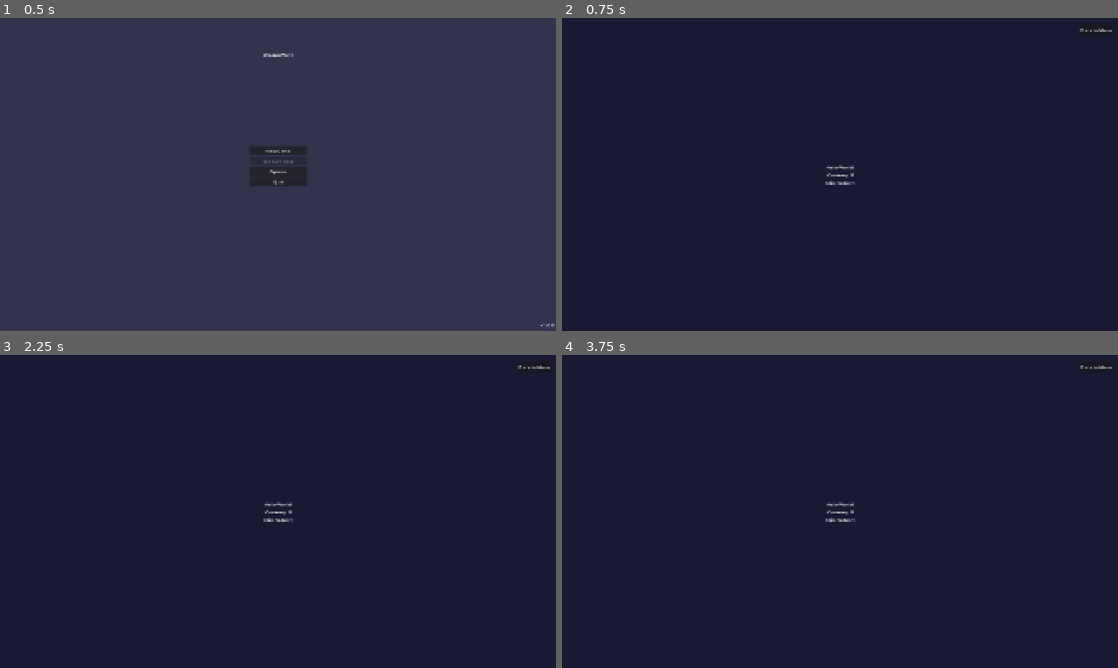
Above: before the commit, frames 1-4 (two rows, left to right).
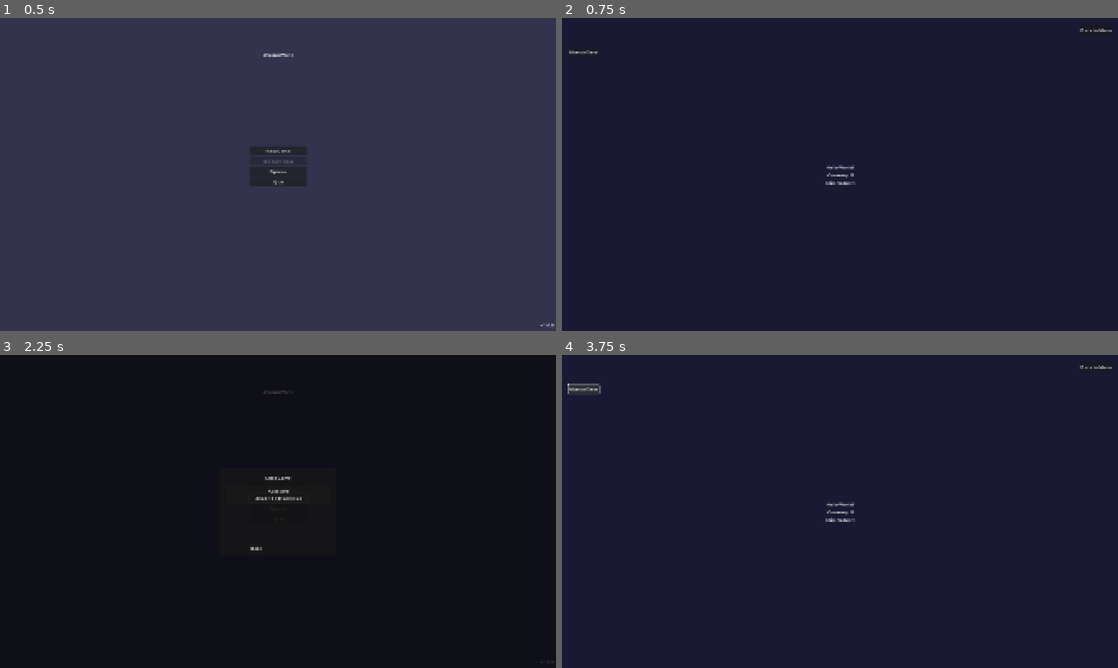
Above: after the commit, the same moments.

Repository: aaronleebrooks/weenieworld
Game: Godot game, scene res://scenes/main_menu/MainMenu.tscn
Two runs of this game, one before a commit and one after it. Both use one fixed random seed, a clock stepped at 60 frames per second and the inputs below.
Inputs (mouse positions are in pixels of both pictures, inside the frame that each line leads up to):
- Up to frame 1 (0.5 s): no input
- Up to frame 2 (0.75 s): click "New Game" at 0.5 s
- Up to frame 3 (2.25 s): click "Back to Menu" at 1.25 s; click "Continue" (after the commit: "Load Game") at 2 s
- Up to frame 4 (3.75 s): click (840, 492) at 2.75 s, where only the run after the commit has a clickable "Autosave 2023-11-14T22:13:23"; click (584, 389) at 3.5 s, where only the run after the commit has a clickable "Manual Save"

Frame 1 is identical in both runs. In frame 2, less than 0.1% of the frame differs, in the area x 1-7%, y 10-12%; in frame 3, 100%, in the area x 0-100%, y 0-100%; in frame 4, 0.1%.

Commit message:
Implement multiple save system with save selection menu - supports autosave and up to 3 manual saves

Diff:
--- a/scenes/game/Game.gd
+++ b/scenes/game/Game.gd
@@ -10,6 +10,9 @@
 	# Display current game data
 	display_game_data()
 
+	# Add manual save button for testing
+	add_manual_save_button()
+
 func _on_back_button_pressed():
 	print("Returning to main menu...")
 	get_node("/root/GameManager").return_to_main_menu()
@@ -21,6 +24,21 @@
 
 	hello_world_label.text = "Hello World!\nCurrency: %d\nClick Value: %d" % [currency, click_value]
 
+func add_manual_save_button():
+	var save_button = Button.new()
+	save_button.text = "Manual Save"
+	save_button.position = Vector2(20, 100)
+	save_button.pressed.connect(_on_manual_save_pressed)
+	add_child(save_button)
+
+func _on_manual_save_pressed():
+	print("Creating manual save...")
+	var success = get_node("/root/SaveSystem").create_manual_save()
+	if success:
+		print("Manual save created successfully!")
+	else:
+		print("Failed to create manual save!")
+
 func _input(event):
 	# Handle escape key to return to menu
 	if event.is_action_pressed("ui_cancel"):
--- a/scenes/main_menu/MainMenu.gd
+++ b/scenes/main_menu/MainMenu.gd
@@ -20,8 +20,13 @@
 	get_node("/root/GameManager").start_new_game()
 
 func _on_continue_pressed():
-	print("Continuing game...")
-	get_node("/root/GameManager").continue_game()
+	print("Opening save selection menu...")
+	open_save_selection_menu()
+
+func open_save_selection_menu():
+	var save_menu_scene = preload("res://scenes/ui/SaveSelectionMenu.tscn")
+	var save_menu = save_menu_scene.instantiate()
+	add_child(save_menu)
 
 func _on_options_pressed():
 	print("Opening options...")
@@ -40,7 +45,7 @@
 
 	if has_save:
 		continue_button.disabled = false
-		continue_button.text = "Continue"
+		continue_button.text = "Load Game"
 		continue_button.modulate = Color.WHITE
 	else:
 		continue_button.disabled = true
--- /dev/null
+++ b/scenes/ui/SaveSelectionMenu.gd
@@ -0,0 +1,49 @@
+extends Control
+
+@onready var save_list = $MenuPanel/SaveList
+@onready var no_saves_label = $MenuPanel/SaveList/NoSavesLabel
+@onready var back_button = $MenuPanel/ButtonContainer/BackButton
+
+var save_buttons = []
+
+func _ready():
+	back_button.pressed.connect(_on_back_button_pressed)
+	populate_save_list()
+
+func populate_save_list():
+	# Clear existing save buttons
+	for button in save_buttons:
+		button.queue_free()
+	save_buttons.clear()
+
+	# Get available save files
+	var save_files = get_node("/root/SaveSystem").get_save_files()
+
+	if save_files.is_empty():
+		no_saves_label.visible = true
+		return
+
+	no_saves_label.visible = false
+
+	# Create buttons for each save file
+	for save_info in save_files:
+		var save_button = Button.new()
+		save_button.text = save_info["name"] + "\n" + save_info["time"]
+		save_button.custom_minimum_size = Vector2(0, 60)
+		save_button.pressed.connect(_on_save_selected.bind(save_info))
+		save_list.add_child(save_button)
+		save_buttons.append(save_button)
+
+func _on_save_selected(save_info: Dictionary):
+	print("Loading save: ", save_info["name"])
+
+	# Load the selected save
+	var game_manager = get_node("/root/GameManager")
+	game_manager.load_specific_save(save_info)
+
+	# Close this menu and go to game
+	queue_free()
+	get_node("/root/GameManager").change_scene(game_manager.GAME_SCENE)
+
+func _on_back_button_pressed():
+	queue_free()
--- /dev/null
+++ b/scenes/ui/SaveSelectionMenu.tscn
@@ -0,0 +1,73 @@
+[gd_scene load_steps=2 format=3 uid="uid://dxvn8yqxqxqx"]
+
+[ext_resource type="Script" path="res://scenes/ui/SaveSelectionMenu.gd" id="1_0x0x0"]
+
+[node name="SaveSelectionMenu" type="Control"]
+layout_mode = 3
+anchors_preset = 15
+anchor_right = 1.0
+anchor_bottom = 1.0
+script = ExtResource("1_0x0x0")
+
+[node name="Background" type="ColorRect" parent="."]
+layout_mode = 1
+anchors_preset = 15
+anchor_right = 1.0
+anchor_bottom = 1.0
+color = Color(0, 0, 0, 0.7)
+
+[node name="MenuPanel" type="Panel" parent="."]
+layout_mode = 1
+anchors_preset = 8
+anchor_left = 0.5
+anchor_top = 0.5
+anchor_right = 0.5
+anchor_bottom = 0.5
+offset_left = -200.0
+offset_top = -150.0
+offset_right = 200.0
+offset_bottom = 150.0
+
+[node name="Title" type="Label" parent="MenuPanel"]
+layout_mode = 1
+anchors_preset = 5
+anchor_left = 0.5
+anchor_right = 0.5
+offset_left = -50.0
+offset_top = 20.0
+offset_right = 50.0
+offset_bottom = 50.0
+text = "Load Game"
+horizontal_alignment = 1
+
+[node name="SaveList" type="VBoxContainer" parent="MenuPanel"]
+layout_mode = 1
+anchors_preset = 15
+anchor_right = 1.0
+anchor_bottom = 1.0
+offset_left = 20.0
+offset_top = 60.0
+offset_right = -20.0
+offset_bottom = -60.0
+
+[node name="NoSavesLabel" type="Label" parent="MenuPanel/SaveList"]
+layout_mode = 2
+text = "No save files found"
+horizontal_alignment = 1
+vertical_alignment = 1
+
+[node name="ButtonContainer" type="HBoxContainer" parent="MenuPanel"]
+layout_mode = 1
+anchors_preset = 7
+anchor_left = 0.5
+anchor_top = 1.0
+anchor_right = 0.5
+anchor_bottom = 1.0
+offset_left = -100.0
+offset_top = -40.0
+offset_right = 100.0
+offset_bottom = -10.0
+
+[node name="BackButton" type="Button" parent="MenuPanel/ButtonContainer"]
+layout_mode = 2
+text = "Back"
--- a/scripts/autoload/GameManager.gd
+++ b/scripts/autoload/GameManager.gd
@@ -56,6 +56,11 @@
 func get_game_data(key: String, default_value = null):
 	return game_data.get(key, default_value)
 
+# Load a specific save
+func load_specific_save(save_info: Dictionary):
+	game_data = get_node("/root/SaveSystem").load_specific_save(save_info)
+	print("Loaded specific save: ", save_info["name"])
+
 # Handle save data loaded
 func _on_save_data_loaded(data: Dictionary):
 	game_data = data
--- a/scripts/autoload/SaveSystem.gd
+++ b/scripts/autoload/SaveSystem.gd
@@ -1,6 +1,8 @@
 extends Node
 
-const SAVE_FILE_PATH = "user://weenieworld_save.json"
+const SAVE_DIR = "user://saves/"
+const AUTO_SAVE_FILE = "autosave.json"
+const MANUAL_SAVE_PREFIX = "manual_save_"
 const AUTO_SAVE_INTERVAL = 30.0  # seconds
 
 var current_save_data: Dictionary
@@ -36,7 +38,9 @@
 
 # Load save data from file
 func load_save_data() -> Dictionary:
-	var file = FileAccess.open(SAVE_FILE_PATH, FileAccess.READ)
+	# Try to load autosave first
+	var autosave_path = SAVE_DIR + AUTO_SAVE_FILE
+	var file = FileAccess.open(autosave_path, FileAccess.READ)
 	if file == null:
 		# No save file exists, just return default data without saving
 		current_save_data = get_default_save_data()
@@ -57,11 +61,16 @@
 	emit_signal("save_data_loaded", current_save_data)
 	return current_save_data
 
-# Save current data to file
+# Save current data to file (autosave)
 func save_game() -> bool:
 	current_save_data["last_save_time"] = Time.get_datetime_string_from_system()
-
-	var file = FileAccess.open(SAVE_FILE_PATH, FileAccess.WRITE)
+	current_save_data["save_type"] = "autosave"
+
+	# Ensure save directory exists
+	ensure_save_directory()
+
+	var autosave_path = SAVE_DIR + AUTO_SAVE_FILE
+	var file = FileAccess.open(autosave_path, FileAccess.WRITE)
 	if file == null:
 		print("Failed to open save file for writing")
 		return false
@@ -89,13 +98,123 @@
 	current_save_data[key] = value
 	has_unsaved_changes = true
 
-# Check if save file exists
+# Ensure save directory exists
+func ensure_save_directory():
+	var dir = DirAccess.open("user://")
+	if not dir.dir_exists("saves"):
+		dir.make_dir("saves")
+
+# Check if any save file exists
 func has_save_file() -> bool:
-	return FileAccess.file_exists(SAVE_FILE_PATH)
-
-# Delete save file
-func delete_save_file() -> bool:
-	if has_save_file():
-		var dir = DirAccess.open("user://")
-		return dir.remove("weenieworld_save.json")
+	var autosave_path = SAVE_DIR + AUTO_SAVE_FILE
+	if FileAccess.file_exists(autosave_path):
+		return true
+
+	# Check for manual saves
+	var dir = DirAccess.open(SAVE_DIR)
+	if dir == null:
+		return false
+
+	dir.list_dir_begin()
+	var file_name = dir.get_next()
+	while file_name != "":
+		if file_name.begins_with(MANUAL_SAVE_PREFIX) and file_name.ends_with(".json"):
+			return true
+		file_name = dir.get_next()
+
 	return false
+
+# Get list of available save files
+func get_save_files() -> Array:
+	var saves = []
+
+	# Check autosave
+	var autosave_path = SAVE_DIR + AUTO_SAVE_FILE
+	if FileAccess.file_exists(autosave_path):
+		var autosave_data = load_save_file(autosave_path)
+		if autosave_data.has("last_save_time"):
+			saves.append({
+				"name": "Autosave",
+				"path": autosave_path,
+				"time": autosave_data["last_save_time"],
+				"type": "autosave"
+			})
+
+	# Check manual saves
+	var dir = DirAccess.open(SAVE_DIR)
+	if dir != null:
+		dir.list_dir_begin()
+		var file_name = dir.get_next()
+		var manual_save_count = 0
+
+		while file_name != "" and manual_save_count < 3:
+			if file_name.begins_with(MANUAL_SAVE_PREFIX) and file_name.ends_with(".json"):
+				var save_path = SAVE_DIR + file_name
+				var save_data = load_save_file(save_path)
+				if save_data.has("last_save_time"):
+					saves.append({
+						"name": "Manual Save " + str(manual_save_count + 1),
+						"path": save_path,
+						"time": save_data["last_save_time"],
+						"type": "manual"
+					})
+					manual_save_count += 1
+			file_name = dir.get_next()
+
+	return saves
+
+# Load a specific save file
+func load_save_file(file_path: String) -> Dictionary:
+	var file = FileAccess.open(file_path, FileAccess.READ)
+	if file == null:
+		return {}
+
+	var json_string = file.get_as_text()
+	file.close()
+
+	var json = JSON.new()
+	var parse_result = json.parse(json_string)
+
+	if parse_result != OK:
+		return {}
+
+	return json.data
+
+# Load a specific save
+func load_specific_save(save_info: Dictionary) -> Dictionary:
+	if save_info.has("path"):
+		current_save_data = load_save_file(save_info["path"])
+		if current_save_data.is_empty():
+			current_save_data = get_default_save_data()
+		return current_save_data
+	return get_default_save_data()
+
+# Create manual save
+func create_manual_save() -> bool:
+	current_save_data["last_save_time"] = Time.get_datetime_string_from_system()
+	current_save_data["save_type"] = "manual"
+
+	ensure_save_directory()
+
+	# Find next available slot
+	var slot_number = 1
+	while slot_number <= 3:
+		var save_path = SAVE_DIR + MANUAL_SAVE_PREFIX + str(slot_number) + ".json"
+		if not FileAccess.file_exists(save_path):
+			break
+		slot_number += 1
+
+	if slot_number > 3:
+		# Replace oldest manual save
+		slot_number = 1
+
+	var save_path = SAVE_DIR + MANUAL_SAVE_PREFIX + str(slot_number) + ".json"
+	var file = FileAccess.open(save_path, FileAccess.WRITE)
+	if file == null:
+		return false
+
+	var json_string = JSON.stringify(current_save_data, "\t")
+	file.store_string(json_string)
+	file.close()
+
+	return true
